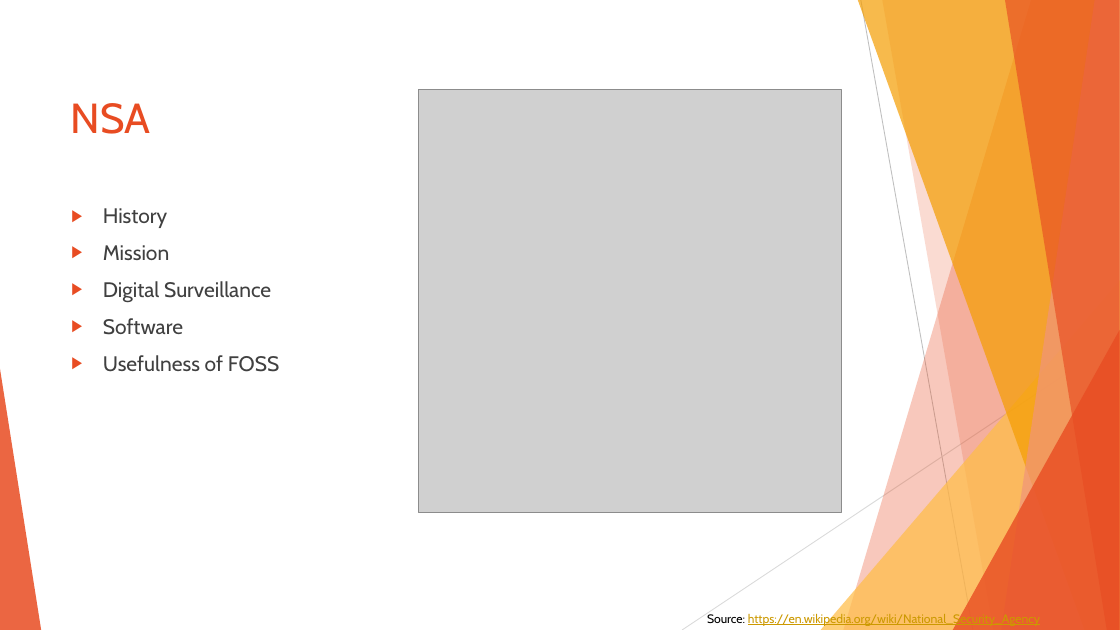
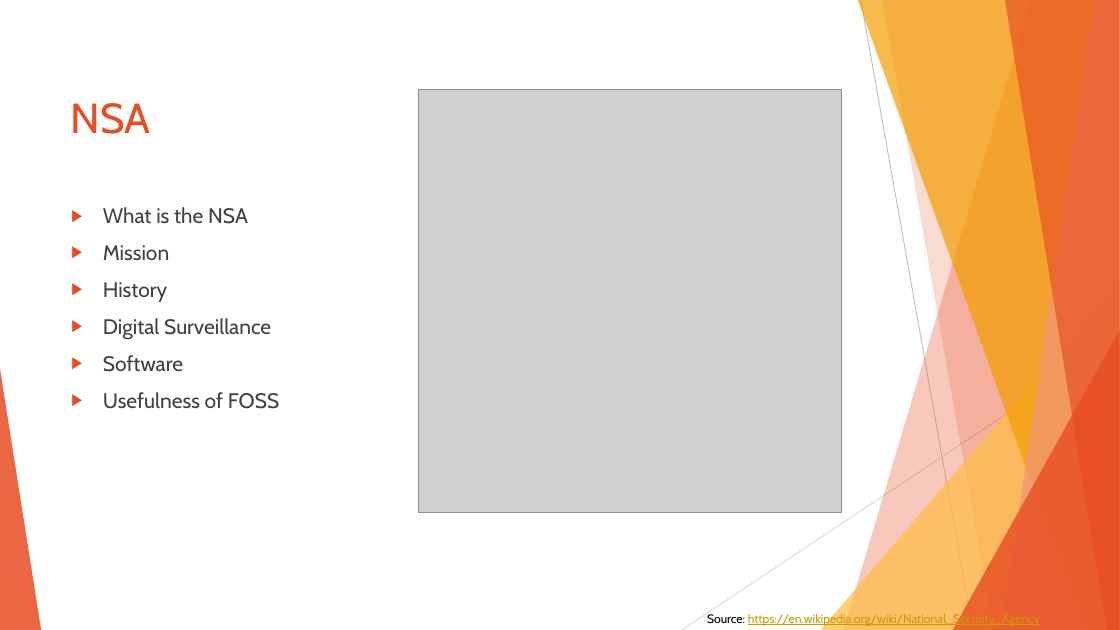
Before and after one commit to sebivenlo/ESDE-2022-Ghidra, a slide deck: slide 9 of Ghidra_Prep.pptx. Drawn at 1120x630 pixels with LibreOffice and Linux fonts; fonts in the diff are those of the drawing; grey boxes stand for pictures. Boxes give left, top, right and bottom in pixels: in the first picture for what was removed or moved away, otherwise in the second. Text is boxed around its words. In the diff, an @@ line names an element or a change of style, - is before the commit and + after.

```diff
--- a/Ghidra_Prep.pptx
+++ b/Ghidra_Prep.pptx
@@ text at (103,207,248,260): paragraphs added @@
+▶ What is the NSA
+▶ Mission
```
Also in this commit, not shown: 1 other slide changed.
